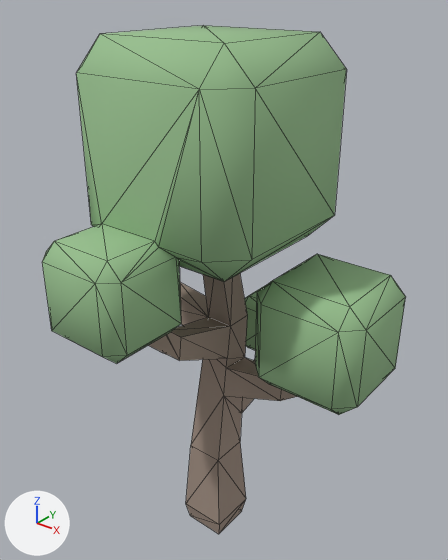
An edit to the glTF model web/public/models/tree-broadleaf-d.glb, drawn before and after from the same camera.
Camera for both pictures: a 50 mm camera at (0.66, -0.781, 1.075) aimed at (0.001, 0.041, 0.565). Lighting does not change. The marker at lower left points along +X, +Y and +Z. The first picture is the older version. Mesh edges are drawn as thin lines. Vertices at exactly the same position are counted once.

Script lines for the objects in view, before the commit:
```python
me_tree_broadleaf_d = bpy.data.meshes.new('tree-broadleaf-d')
me_tree_broadleaf_d.from_pydata(...)  # 198 vertices, 402 faces; spans x -0.318..0.318, y -0.286..0.286, z 0.0..1.0
# faces by material slot: [282, 120]
me_tree_broadleaf_d.materials.append(mat_foliage)  # greyish green #97bf8e
me_tree_broadleaf_d.materials.append(mat_bark)  # beige #a08e81
ob_tree_broadleaf_d = bpy.data.objects.new('tree-broadleaf-d', me_tree_broadleaf_d)
ob_tree_broadleaf_d.location = (0.0, 0.0, 0.0)
```
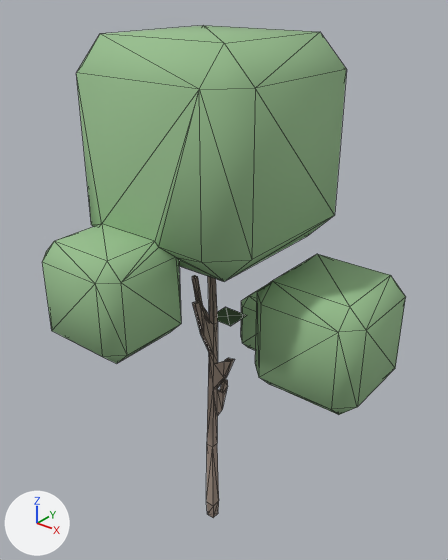
Boxes (x1, y1, x2, y2) around the edits, measured in the pictures (448 x 560 px):
```json
{"object": "tree-broadleaf-d", "change": "reshaped", "before": [42, 26, 406, 534], "after": [42, 26, 406, 518]}
{"part": 1, "of": "me_tree_broadleaf_d", "change": "added", "after": [192, 275, 235, 518]}
{"part": 2, "of": "me_tree_broadleaf_d", "change": "cut back", "before": [148, 273, 297, 534], "after": [217, 307, 247, 326]}
```

Scene script edits in JSON lines:
```json
{"block": "me_tree_broadleaf_d", "where": "# used by ob_tree_broadleaf_d; location = (0.0, 0.0, 0.0)"}
{"op": "remove", "block": "me_tree_broadleaf_d", "code": "me_tree_broadleaf_d.from_pydata(...)  # 198 vertices, 402 faces; spans x -0.318..0.318, y -0.286..0.286, z 0.0..1.0"}
{"op": "add", "block": "me_tree_broadleaf_d", "code": "me_tree_broadleaf_d.from_pydata(...)  # 235 vertices, 450 faces; spans x -0.318..0.318, y -0.286..0.286, z 0.0..1.0"}
{"block": "me_tree_broadleaf_d", "change": "me_tree_broadleaf_d part 1: a new loose piece of 73 vertices spanning x -0.053..0.048, y -0.039..0.048, z 0.0..0.658, in mat_bark (beige #a08e81)"}
{"block": "me_tree_broadleaf_d", "change": "me_tree_broadleaf_d part 2"}
{"block": "me_tree_broadleaf_d", "change": "42 vertices are removed from x -0.257..0.16, y -0.114..0.233, z 0.0..0.56"}
{"block": "me_tree_broadleaf_d", "change": "120 faces are deleted"}
{"block": "me_tree_broadleaf_d", "change": "6 vertices are added at (0.201, 0.044, 0.42), (0.007, 0.013, 0.658), (0.007, 0.213, 0.335), (-0.232, 0.072, 0.567), (-0.009, -0.157, 0.547), (0.007, 0.047, 0.486)"}
{"block": "me_tree_broadleaf_d", "change": "26 new faces join them, mat_foliage (greyish green #97bf8e)"}
```
